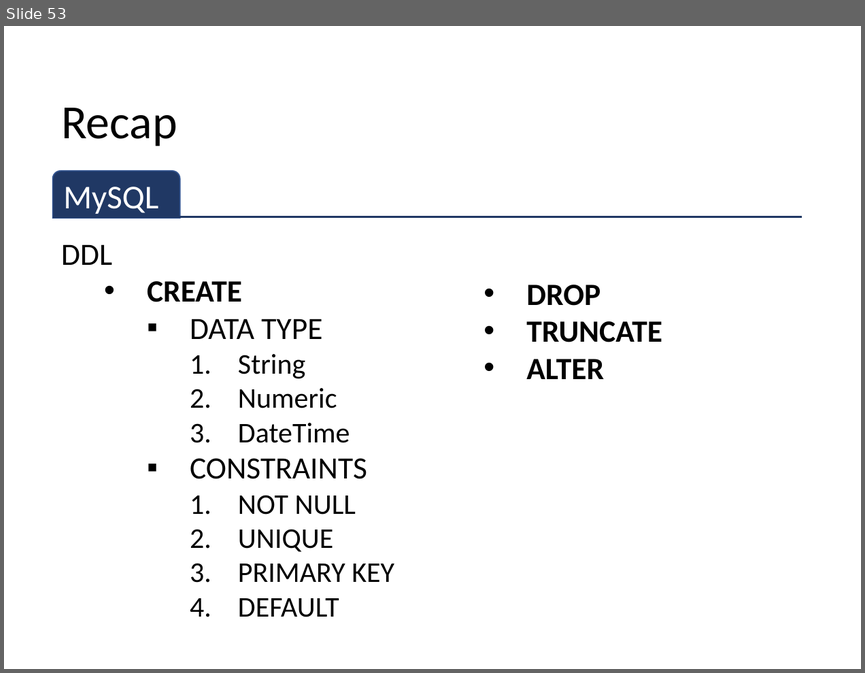
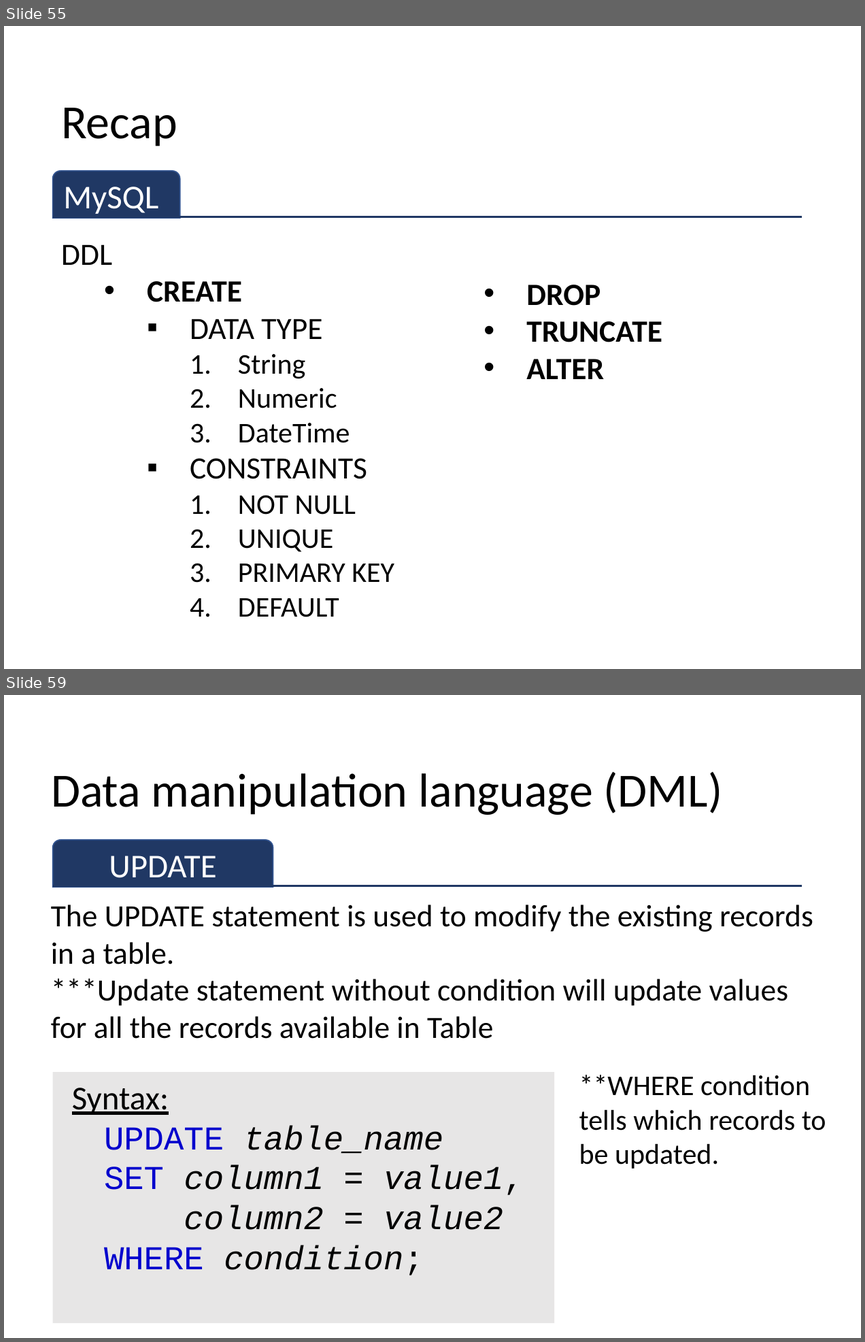
Before and after one commit to sitmbadept/sitmbadept.github.io, a slide deck: 2023/UNIT_2/WIP/UNIT-2-PART-1.pptx. Shown one above the other, each under a label of ours: slide 53 before the commit, slides 55 and 59 after it; the slides between them are not shown. The pictures are 865x673 and 865x1342 pixels, drawn with LibreOffice and Linux fonts; fonts in the diff are those of the drawing. Boxes give left, top, right and bottom in pixels: in the first picture for what was removed or moved away, otherwise in the second. Text is boxed around its words. In the diff, an @@ line names an element or a change of style, - is before the commit and + after.

```diff
--- a/2023/UNIT_2/WIP/UNIT-2-PART-1.pptx
+++ b/2023/UNIT_2/WIP/UNIT-2-PART-1.pptx
@@ slide 59 added at (4,695,861,1338), background #FFFFFF @@
@@ title added at (51,772,723,815), 40 pt, text #000000 @@
+Data manipulation language (DML)
@@ round same rect added at (53,840,273,887), fill #203864, outline #325491 1 pt, 28 pt, text #FFFFFF @@
+UPDATE
@@ line added from (53, 886) to (802, 886), #203864 1.5 pt @@
@@ text added at (51,904,813,1038), 26 pt, text #000000 @@
+The UPDATE statement is used to modify the existing records in a table.
+***Update statement without condition will update values for all the records available in Table
@@ rectangle added at (53,1072,554,1323), fill #E7E6E6, 28 pt, text #000000, italic @@
+Syntax:
+  UPDATE table_name
+  SET column1 = value1,
+  column2 = value2
+  WHERE condition;
@@ text added at (579,1074,826,1168), 24 pt, text #000000 @@
+**WHERE condition tells which records to be updated.
@@ what was slide 53 is now slide 55 @@
```
Also in this commit, not shown: 3 slides changed, 39 other slides added.
